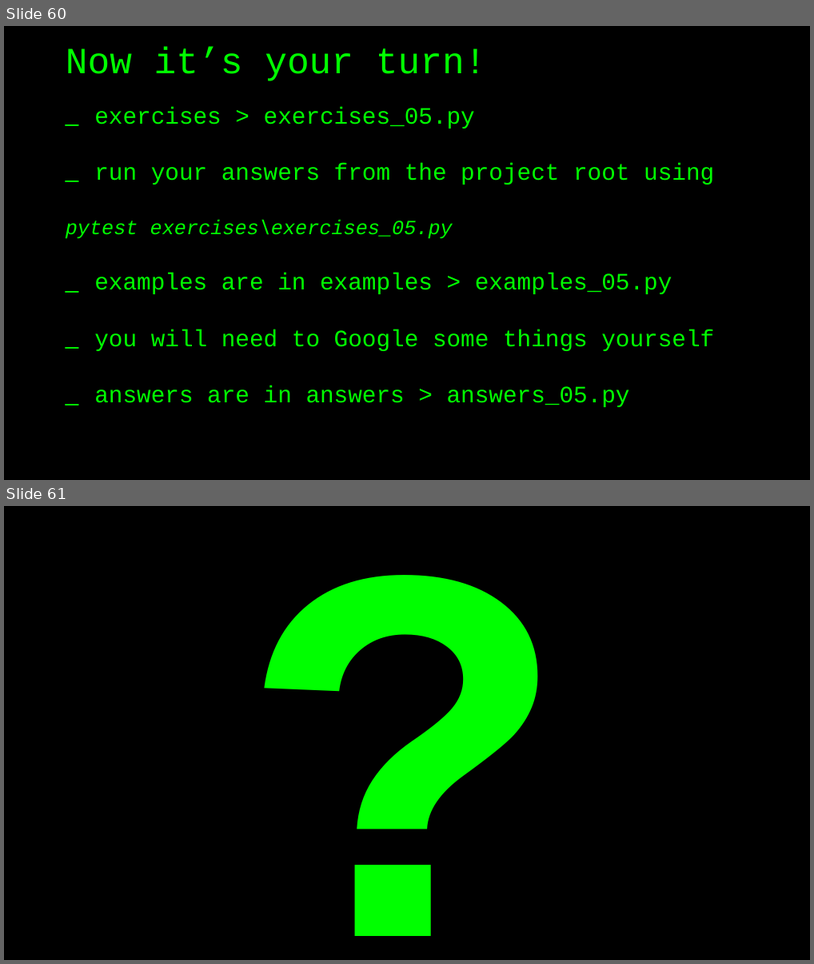
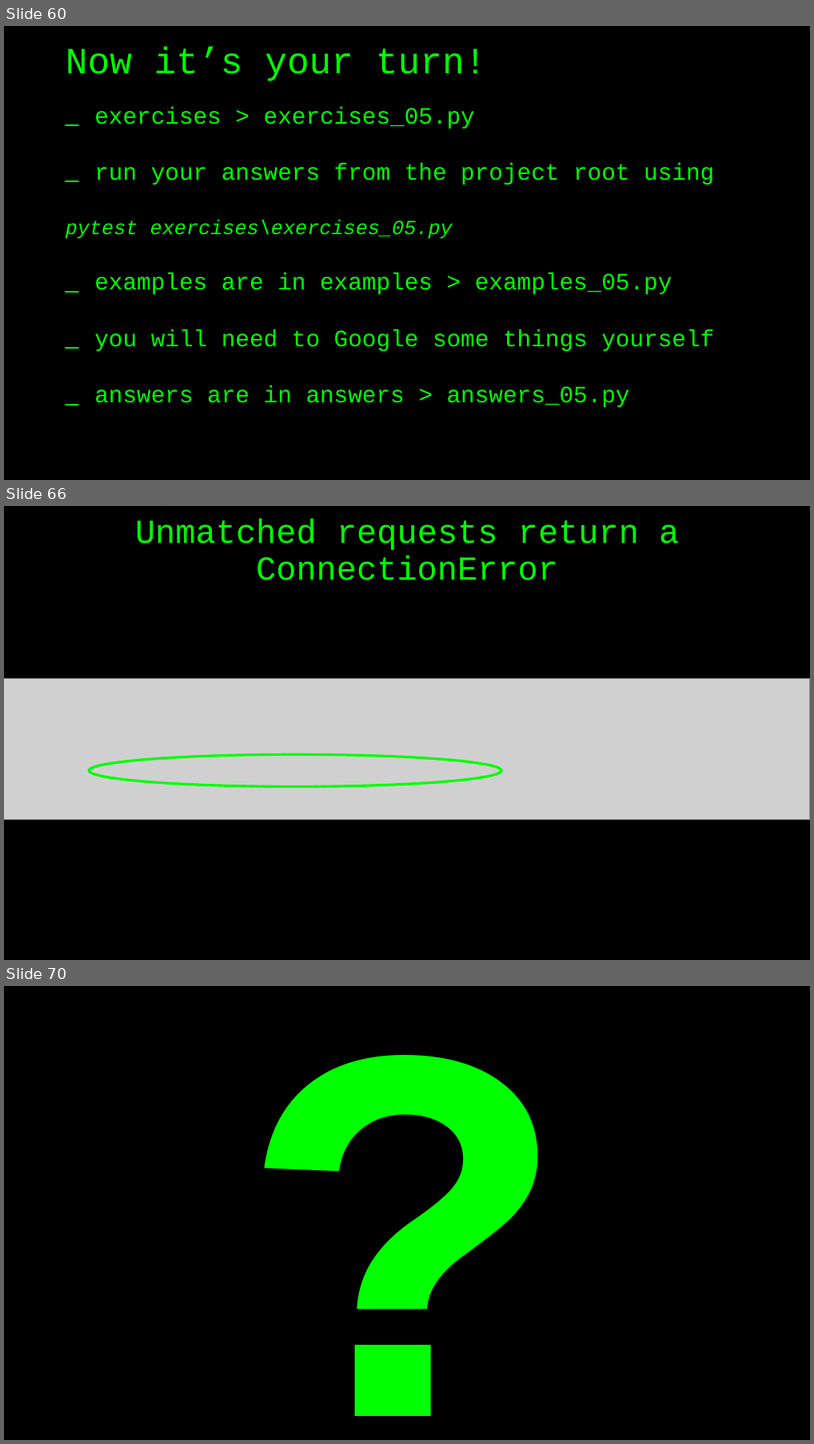
Before and after one commit to basdijkstra/requests-workshop, a slide deck: python-requests-workshop.pptx. Shown one above the other, each under a label of ours: slides 60 and 61 before the commit, slides 60, 66 and 70 after it; the slides between them are not shown. The pictures are 814x964 and 814x1444 pixels, drawn with LibreOffice and Linux fonts; fonts in the diff are those of the drawing; grey boxes stand for pictures. Boxes give left, top, right and bottom in pixels: in the first picture for what was removed or moved away, otherwise in the second. Text is boxed around its words. In the diff, an @@ line names an element or a change of style, - is before the commit and + after.

```diff
--- a/python-requests-workshop.pptx
+++ b/python-requests-workshop.pptx
@@ slide 66 added at (4,506,810,960), background #000000 @@
@@ title added at (135,519,679,580), 40 pt, text #00FF00 @@
+Unmatched requests return a ConnectionError
@@ picture added at (4,679,810,820) @@
@@ ellipse added at (90,754,502,786), outline #00FF00 3 pt @@
@@ what was slide 61 is now slide 70 @@
```
Also in this commit, not shown: 8 other slides added, 6 other files.
